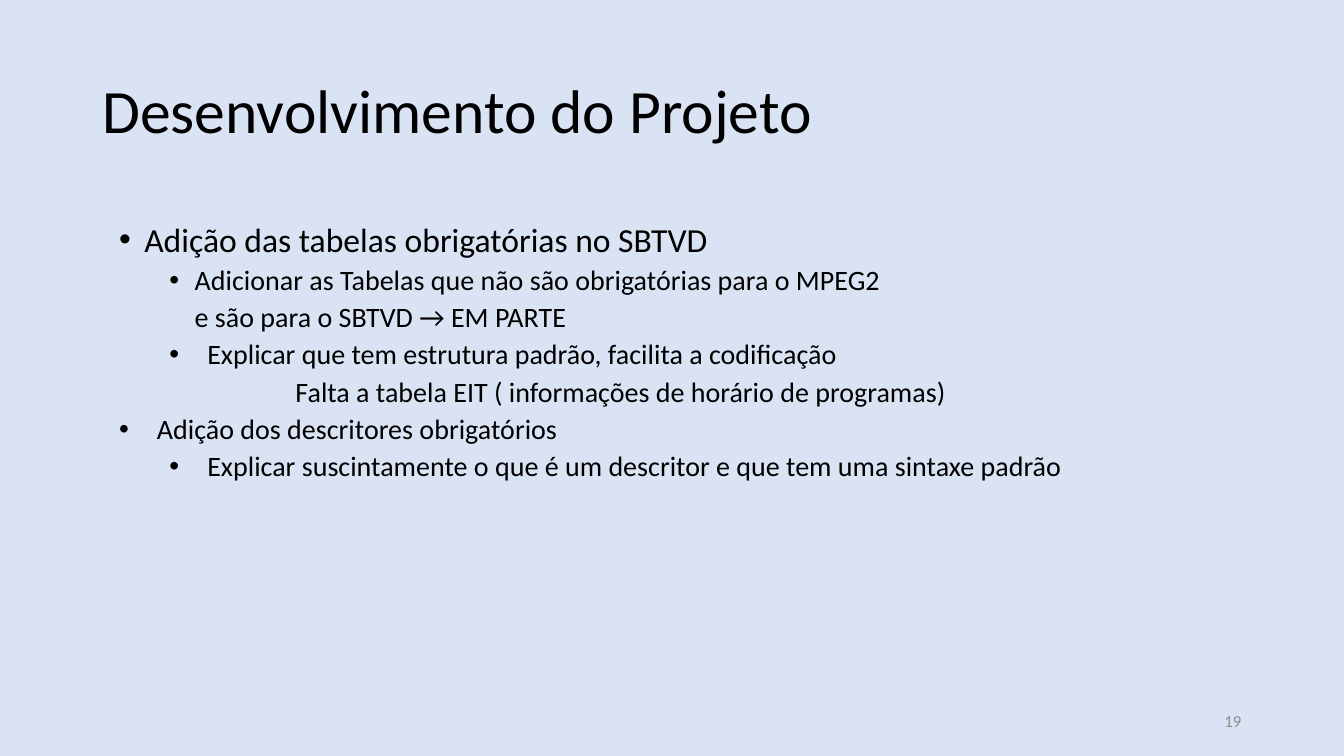
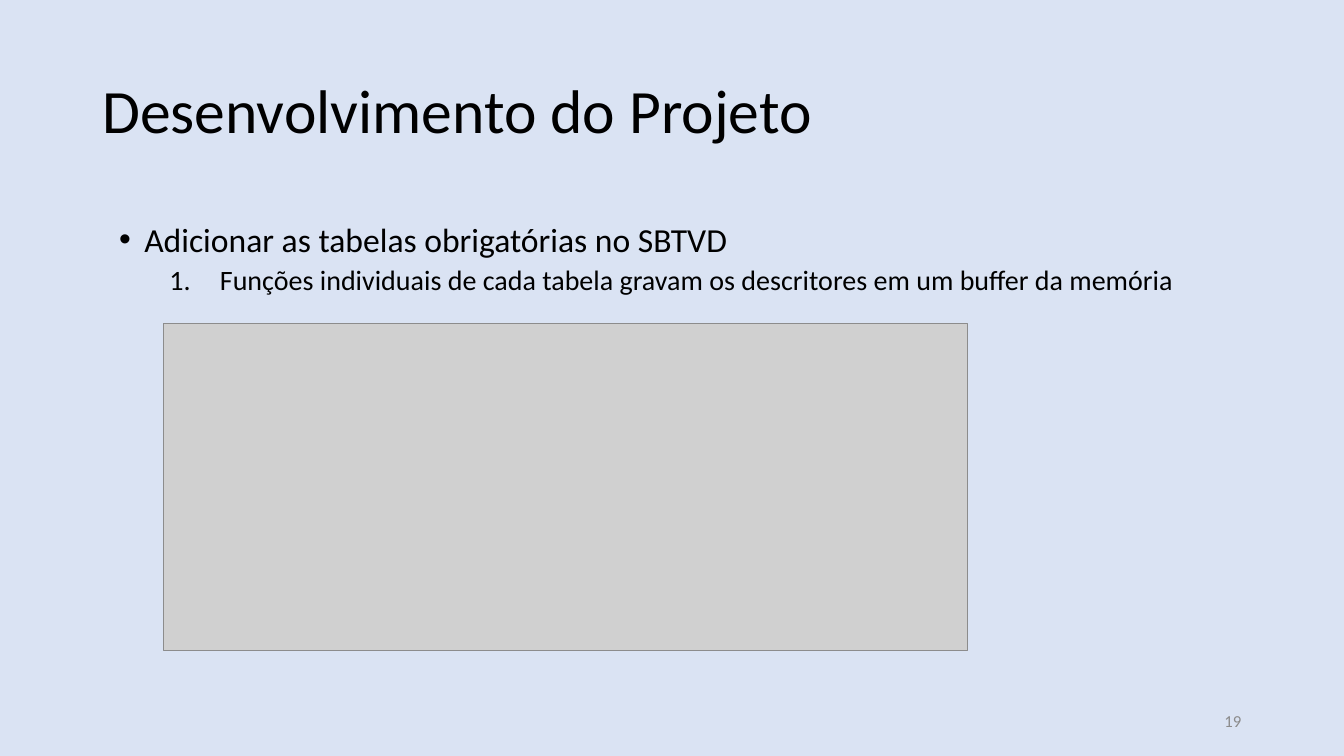
Before and after one commit to nasall2/TCC, a slide deck: slide 19 of relatorio/abntex2-modelos-1.9.2/figuras/apresentacao.pptx. Drawn at 1344x756 pixels with LibreOffice and Linux fonts; fonts in the diff are those of the drawing; grey boxes stand for pictures. Boxes give left, top, right and bottom in pixels: in the first picture for what was removed or moved away, otherwise in the second. Text is boxed around its words. In the diff, an @@ line names an element or a change of style, - is before the commit and + after.

```diff
--- a/relatorio/abntex2-modelos-1.9.2/figuras/apresentacao.pptx
+++ b/relatorio/abntex2-modelos-1.9.2/figuras/apresentacao.pptx
@@ text at <box>144,228,1172,295</box>: text changed @@
-• Adição das tabelas obrigatórias no SBTVD
-  • Adicionar as Tabelas que não são obrigatórias para o MPEG2
-  e são para o SBTVD → EM PARTE
-  • Explicar que tem estrutura padrão, facilita a codificação
-  Falta a tabela EIT ( informações de horário de programas)
-• Adição dos descritores obrigatórios
-  • Explicar suscintamente o que é um descritor e que tem uma sintaxe padrão
+• Adicionar as tabelas obrigatórias no SBTVD
+  1. Funções individuais de cada tabela gravam os descritores em um buffer da memória
@@ picture added at <box>163,324,968,651</box> @@
```
Also in this commit, not shown: 10 other slides changed, 20 slides added, 7 slides removed, 1 other file.
